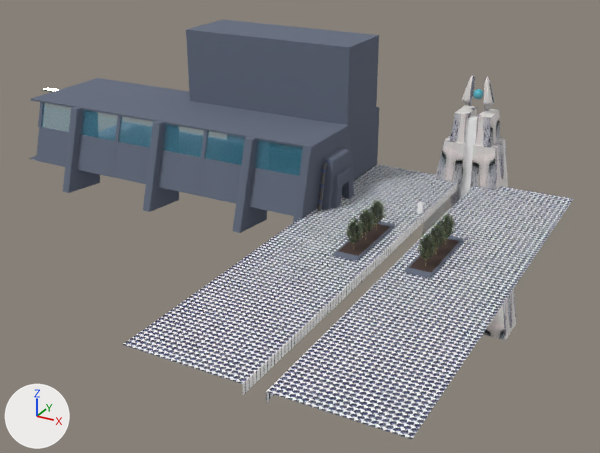
The glTF model Environment/scene.gltf: old version first, new version second.
One viewpoint serves both versions: a 50 mm lens placed at (80.0, -233.0, 102.0), pointed at (-38.0, -17.0, -5.0). Every picture has the same lights, and +X, +Y and +Z are marked at lower left. Where no turn or scale is listed for an object, it has been applied to the vertices.

The scene before the commit, as lines of its bpy script (objects in view):
```python
ob_cube = bpy.data.objects.new('Cube', me_mesh_7)
ob_cube.location = (-8.1, 38.2, -8.6)
ob_cube001 = bpy.data.objects.new('Cube001', me_mesh_8)
ob_cube001.parent = ob_mainworld_glb
ob_cube001.location = (0.0, 35.54, 5.46)
ob_cube001.scale = (4.36, 2.04, 17.2)
ob_cube002 = bpy.data.objects.new('Cube002', me_mesh_9)
ob_cube002.location = (-4.0, 37.8, 31.1)
ob_cube003 = bpy.data.objects.new('Cube003', me_mesh_11)
ob_cube003.location = (-11.6, 38.2, -24.5)
ob_cube008 = bpy.data.objects.new('Cube008', me_mesh_24)
ob_cube008.parent = ob_mainworld_glb
ob_cube008.location = (-67.55, 22.86, 10.5)
ob_cube008.rotation_euler = (0.0, 1.571, 0.0)  # degrees (0, 90, 0)
ob_cube008.scale = (-12.8, -12.8, -32.2)
ob_cube013 = bpy.data.objects.new('Cube013', me_mesh_27)
ob_cube013.parent = ob_cube010
ob_cube013.location = (0.0, 0.0, 0.0)
ob_plane = bpy.data.objects.new('Plane', me_mesh_6)
ob_plane.parent = ob_mainworld_glb
ob_plane.location = (0.0, 0.0, 0.0)
ob_plane.scale = (-35.8, -35.8, -35.8)
ob_plane001 = bpy.data.objects.new('Plane001', me_mesh_12)
ob_plane001.location = (-29.1, -2.9, 1.2)
# also in view: 'Plane004' at (-36.0, -3.0, 1.0); 'Plane002' at (-35.0, -3.0, 6.0); 'Plane005' at (-94.0, 3.0, 21.0); 'Cube013_1' at (11.0, -27.0, 0.0); 'Cube005_2' at (-11.0, -27.0, 0.0)
```
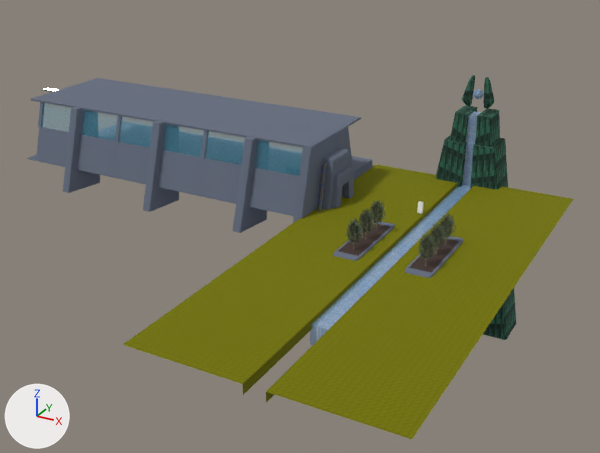
Edits to the bpy script that builds the scene:
```text
Add img_image_10:
    img_image_10 = load_image('Image_10', '_unpacked/Image_10', 128, 128, 'sRGB')
Add img_image_9:
    img_image_9 = load_image('Image_9', '_unpacked/Image_9', 128, 128, 'sRGB')
Add img_image_8:
    img_image_8 = load_image('Image_8', '_unpacked/Image_8', 128, 128, 'Non-Color')
Add img_image_6:
    img_image_6 = load_image('Image_6', '_unpacked/Image_6', 128, 128, 'Non-Color')
Add img_image_7:
    img_image_7 = load_image('Image_7', '_unpacked/Image_7', 128, 128, 'sRGB')
Change mat_copper:
    where n2 = _N.new('ShaderNodeTexImage'); n2.name = 'Image Texture'
    n2.image: img_image_2 -> img_image_7
    where n5 = _N.new('ShaderNodeTexImage'); n5.name = 'Image Texture.001'
    n5.image: img_image_1 -> img_image_6
Change mat_prismarine:
    where n2 = _N.new('ShaderNodeTexImage'); n2.name = 'Image Texture'
    n2.image: img_image_4 -> img_image_9
    where n5 = _N.new('ShaderNodeTexImage'); n5.name = 'Image Texture.001'
    n5.image: img_image_3 -> img_image_8
Add mat_warpfield:
    mat_warpfield = bpy.data.materials.new('WarpField')
    # uses the picture img_image_10
Add mat_warpfield_001:
    mat_warpfield_001 = bpy.data.materials.new('WarpField.001')
    # uses the picture img_image_10
Change me_mesh_8:
    where me_mesh_8.from_pydata(...)  # 8 vertices, 12 faces; spans x -1.0..1.0, y -1.0..1.0, z -1.0..1.0
    remove me_mesh_8.materials.append(mat_material_3)  # white #ffffff
    add me_mesh_8.materials.append(mat_warpfield)
Add me_mesh_62:
    me_mesh_62.from_pydata(...)  # a box spanning x -3.1..3.1, y -14.0..14.0, z -2.8..2.8; a box spanning x -3.1..3.1, y -42.0..-14.0, z -2.8..2.8; a box spanning x -3.1..3.1, y -70.1..-42.0, z -2.8..2.8; a box spanning x -3.1..3.1, y -98.1..-70.1, z -2.8..2.8
    me_mesh_62.materials.append(mat_warpfield_001)
Change ob_cube001:
    ob_cube001.location: (0.0, 35.54, 5.46) -> (-0.0153, 36.82, 9.831)
    ob_cube001.scale: (4.36, 2.04, 17.2) -> (2.81, 2.81, 14.0)
Remove ob_cube008:
    ob_cube008 = bpy.data.objects.new('Cube008', me_mesh_24)
    ob_cube008.parent = ob_mainworld_glb
    ob_cube008.location = (-67.55, 22.86, 10.5)
    ob_cube008.rotation_euler = (0.0, 1.571, 0.0)  # degrees (0, 90, 0)
    ob_cube008.scale = (-12.8, -12.8, -32.2)
Change ob_cube013:
    ob_cube013.rotation_euler: (0.0, 0.0, 0.0) -> (0.0, 0.0, -3.142)  # degrees (0, 0, 0) -> degrees (0, 0, -180)
    ob_cube013.scale: (1.0, 1.0, 1.0) -> (1.45, 0.813, 1.68)
Add ob_cube023:
    ob_cube023 = bpy.data.objects.new('Cube023', me_mesh_62)
    ob_cube023.location = (0.0, 21.8, -4.1)
```

What differs and where, as boxes [x1, y1, x2, y2] in the pictures (600 x 453 px):
'Plane', surface changed (grey to yellow)
    both: [123, 164, 573, 439]
'Cube008', deleted (blue)
    before: [186, 20, 379, 180]
'Cube003', surface changed (grey to green)
    both: [421, 135, 516, 340]
'Cube023', added
    after: [310, 185, 470, 345]
'Cube', surface changed (grey to green)
    both: [450, 106, 500, 147]
'Cube001', recoloured, moved, rescaled
    before: [460, 116, 477, 199]
    after: [462, 111, 482, 186]
'Cube002', surface changed (grey to green)
    both: [462, 75, 494, 108]
'Cube013', turned, rescaled (not visible afterwards)
    before: [405, 236, 463, 278]
